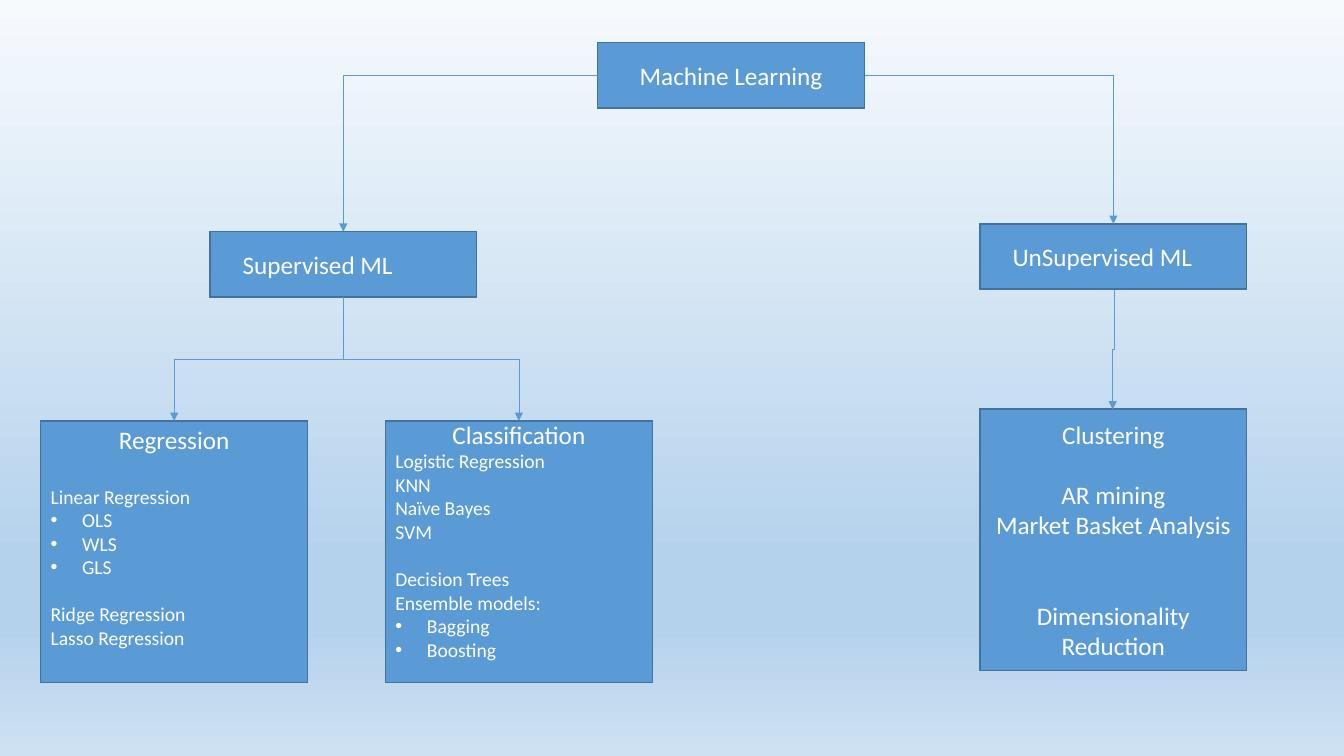
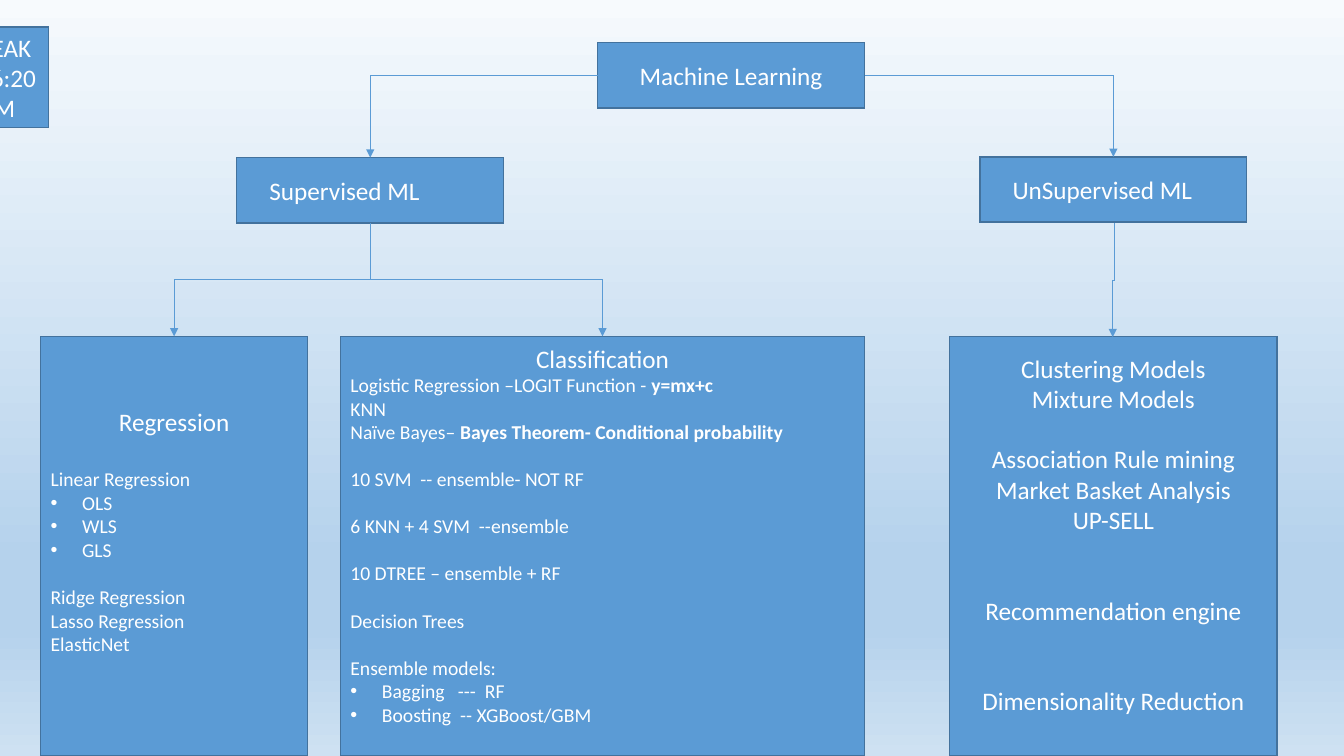
Before and after one commit to rktrojan/DataSciencePython, a slide deck: slide 4 of PPTs/ML.pptx (slide 2 before the commit). Drawn at 1344x756 pixels with LibreOffice and Linux fonts; fonts in the diff are those of the drawing. Boxes give left, top, right and bottom in pixels: in the first picture for what was removed or moved away, otherwise in the second. Text is boxed around its words. In the diff, an @@ line names an element or a change of style, - is before the commit and + after.

```diff
--- a/PPTs/ML.pptx
+++ b/PPTs/ML.pptx
@@ rectangle added at bbox=[0, 27, 48, 128], fill #5B9BD5, outline #43739E 1 pt, 18 pt, text #FFFFFF @@
+BREAK till 6:20 PM
@@ elbow arrow moved from (598, 76) - (344, 232) to (598, 76) - (370, 157) @@
@@ elbow arrow moved from (865, 76) - (1114, 224) to (865, 76) - (1114, 157) @@
@@ rectangle "Supervised ML": place and size @@
-rectangle "Supervised ML" at bbox=[210, 232, 477, 297]
+rectangle "Supervised ML" at bbox=[237, 157, 504, 223]
@@ rectangle "UnSupervised ML": place and size @@
-rectangle "UnSupervised ML" at bbox=[980, 224, 1247, 289]
+rectangle "UnSupervised ML" at bbox=[980, 157, 1247, 223]
@@ elbow arrow moved from (344, 297) - (174, 421) to (370, 223) - (174, 337) @@
@@ elbow arrow moved from (344, 297) - (519, 421) to (370, 223) - (603, 337) @@
@@ elbow arrow moved from (1114, 290) - (1113, 409) to (1114, 223) - (1113, 337) @@
@@ rectangle "Regression": place and size @@
-rectangle "Regression" at bbox=[40, 421, 308, 684]
+rectangle "Regression" at bbox=[40, 337, 308, 756]
@@ rectangle "Classification": place and size @@
-rectangle "Classification" at bbox=[385, 421, 652, 684]
+rectangle "Classification" at bbox=[341, 337, 865, 756]
@@ rectangle "Clustering Models": place and size @@
-rectangle "Clustering Models" at bbox=[980, 409, 1247, 671]
+rectangle "Clustering Models" at bbox=[950, 337, 1277, 756]
@@ text in rectangle at bbox=[350, 378, 713, 396]: text changed @@
-Logistic Regression
+Logistic Regression –LOGIT Function - y=mx+c
@@ text in rectangle at bbox=[992, 360, 1235, 473]: text changed @@
-Clustering
-AR mining
+Clustering Models
+Mixture Models
+Association Rule mining
@@ text in rectangle at bbox=[350, 425, 783, 580]: text changed @@
-Naïve Bayes
-SVM
+Naïve Bayes– Bayes Theorem- Conditional probability
+10 SVM -- ensemble- NOT RF
+6 KNN + 4 SVM --ensemble
+10 DTREE – ensemble + RF
@@ text in rectangle at bbox=[985, 512, 1241, 625]: paragraphs added @@
+UP-SELL
+Recommendation engine
@@ text in rectangle at bbox=[51, 637, 130, 651]: paragraph added @@
+ElasticNet
@@ text in rectangle at bbox=[382, 684, 592, 726]: text changed @@
-• Bagging
-• Boosting
+• Bagging --- RF
+• Boosting -- XGBoost/GBM
```
Also in this commit, not shown: 2 other slides changed, 7 slides added, 3 other files.
